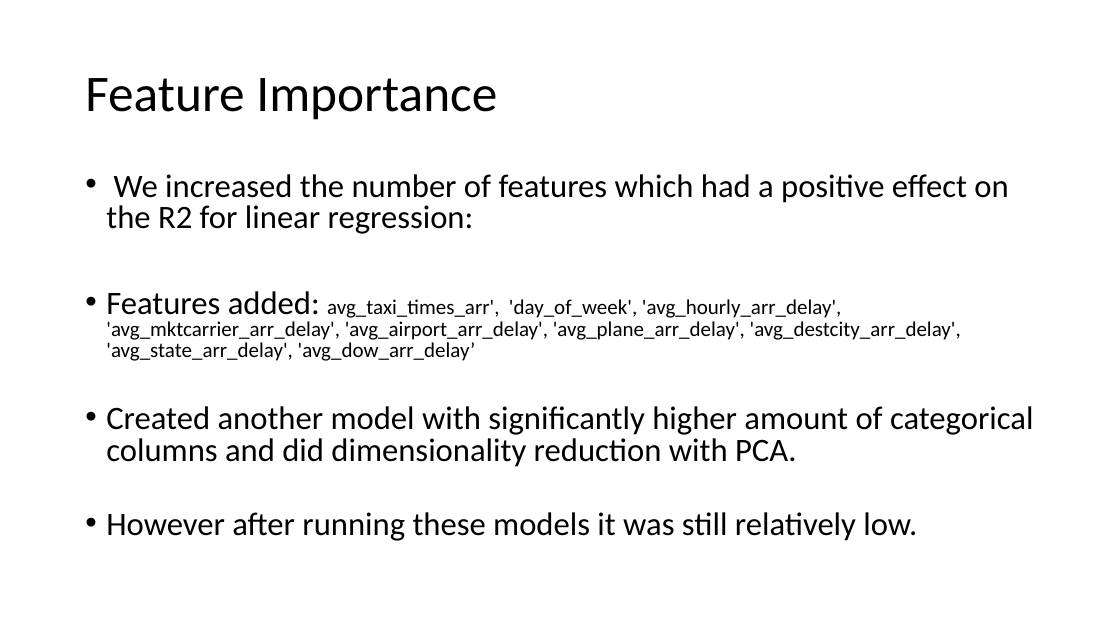
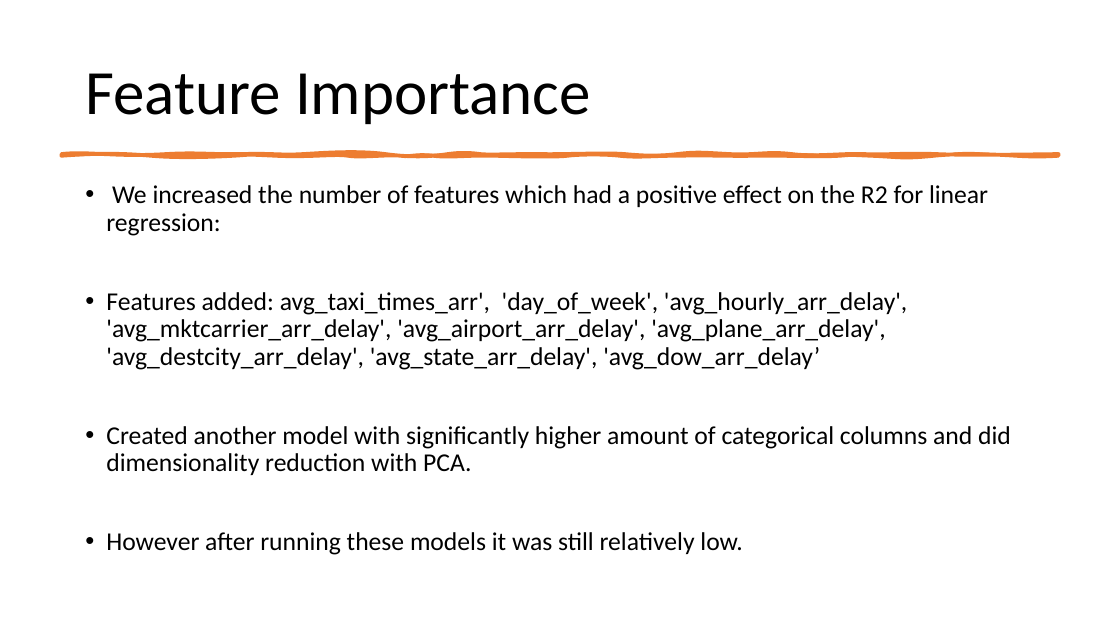
Before and after one commit to Ali-Mohamed23/midterm-project-I, a slide deck: slide 15 of Midterm_project_ppt.pptx (slide 14 before the commit). Drawn at 1120x630 pixels with LibreOffice and Linux fonts; fonts in the diff are those of the drawing. Boxes give left, top, right and bottom in pixels: in the first picture for what was removed or moved away, otherwise in the second. Text is boxed around its words. In the diff, an @@ line names an element or a change of style, - is before the commit and + after.

```diff
--- a/Midterm_project_ppt.pptx
+++ b/Midterm_project_ppt.pptx
@@ title "Feature Importance" at box(85, 73, 591, 124): size 44 to 54 pt @@
@@ freeform shape added at box(61, 154, 1059, 155), fill #ED7D31, outline #ED7D31 3.25 pt @@
@@ text "We increased the number of ...": place and size @@
-text "We increased the number of ..." at box(106, 174, 1033, 541)
+text "We increased the number of ..." at box(106, 185, 1011, 555)
@@ text "We increased the number of ..." at box(106, 185, 1011, 555): size 28 to 22 pt in "We increased the number of features which ...", "Features added:", "Created another model with significantly higher amount ...", "However after running these models it was ..."; size 18 to 22 pt in "avg_taxi_times_arr', 'day_of_week', 'avg_hourly_arr_delay',  ..."; line spacing 0.8 to 0.9 @@
```
Also in this commit, not shown: 3 other slides changed, 4 slides added, 1 slide removed, 2 other files.
